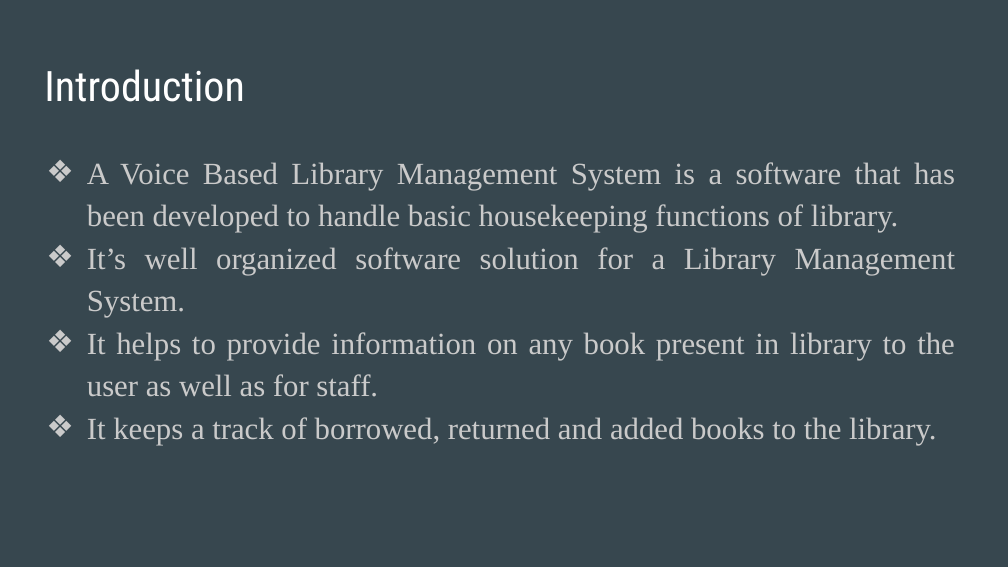
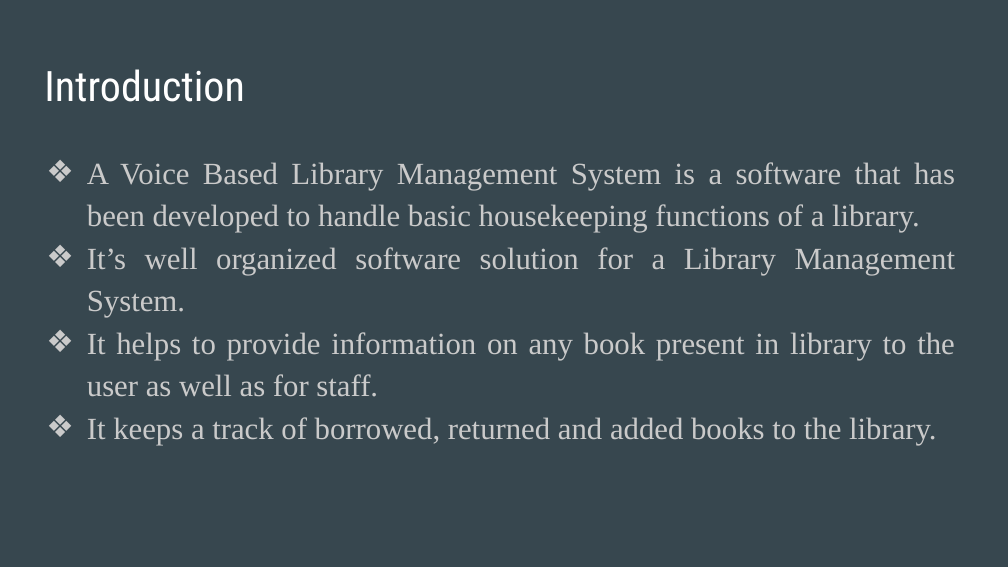
Before and after one commit to Raghuvorkady/Dbms-Mini-Project, a slide deck: slide 3 of PPT/DBMS project ppt.pptx. Drawn at 1008x567 pixels with LibreOffice and Linux fonts; fonts in the diff are those of the drawing. Boxes give left, top, right and bottom in pixels: in the first picture for what was removed or moved away, otherwise in the second. Text is boxed around its words. In the diff, an @@ line names an element or a change of style, - is before the commit and + after.

```diff
--- a/PPT/DBMS project ppt.pptx
+++ b/PPT/DBMS project ppt.pptx
@@ text at bbox=[87, 162, 955, 233]: text changed @@
-❖ A Voice Based Library Management System is a software that has been developed to handle basic housekeeping functions of library.
+❖ A Voice Based Library Management System is a software that has been developed to handle basic housekeeping functions of a library.
```
Also in this commit, not shown: 6 other slides changed, 6 other files.
